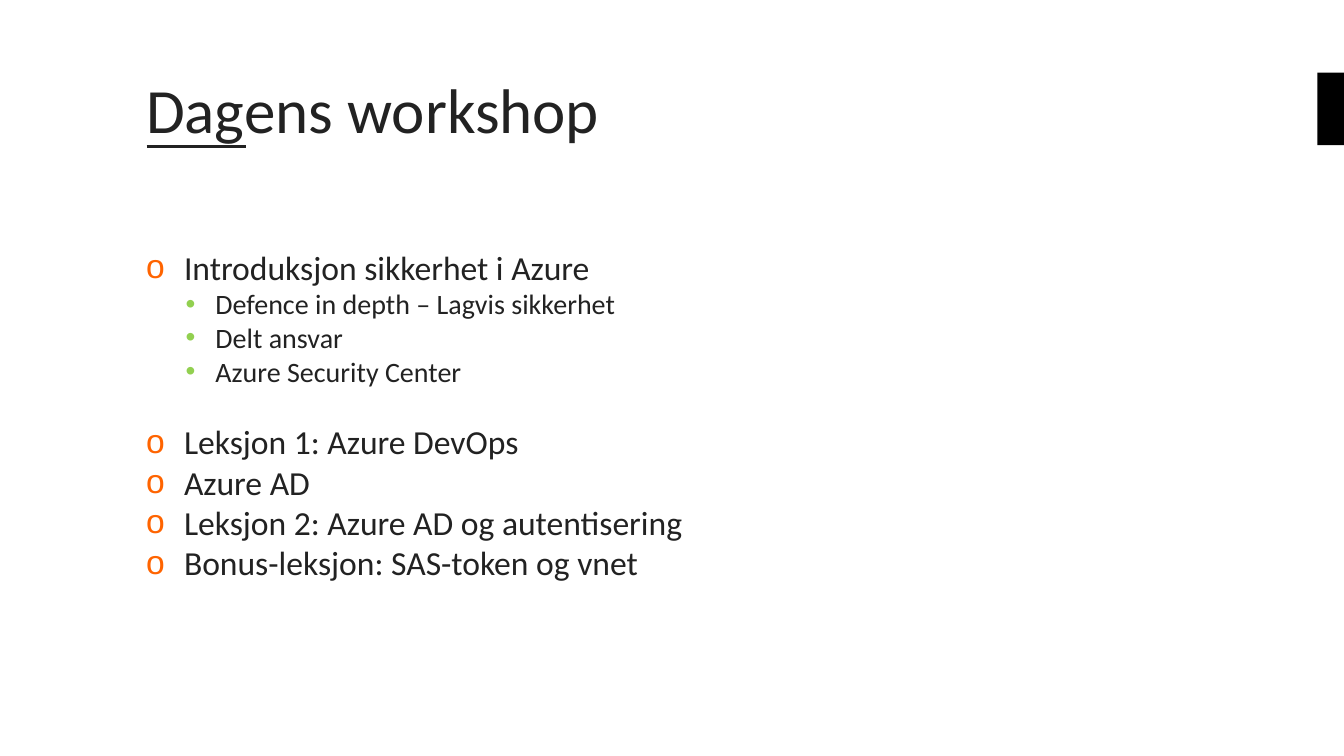
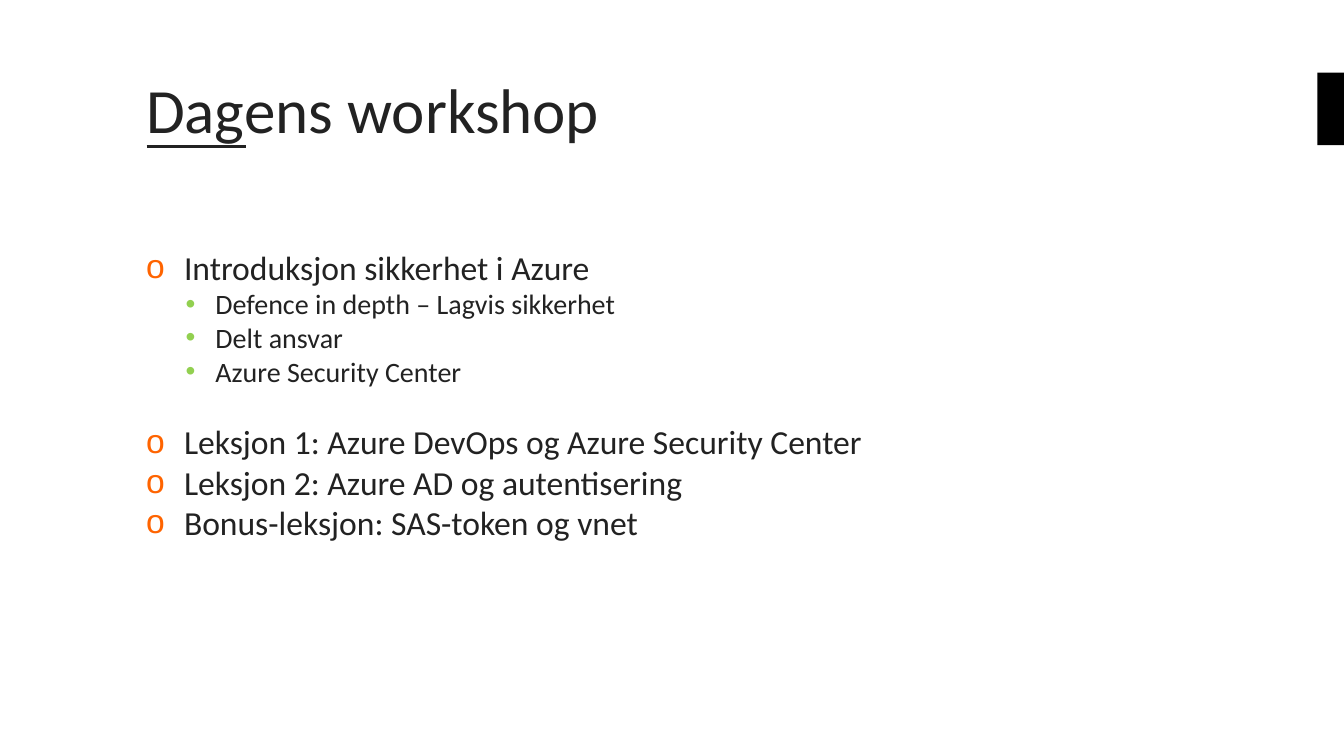
Before and after one commit to bouvet/azure-workshops, a slide deck: slide 4 of Workshop_3/Presentasjon/Azureskolen-Workshop#3.pptx. Drawn at 1344x756 pixels with LibreOffice and Linux fonts; fonts in the diff are those of the drawing; background and template pictures are left out. Boxes give left, top, right and bottom in pixels: in the first picture for what was removed or moved away, otherwise in the second. Text is boxed around its words. In the diff, an @@ line names an element or a change of style, - is before the commit and + after.

```diff
--- a/Workshop_3/Presentasjon/Azureskolen-Workshop#3.pptx
+++ b/Workshop_3/Presentasjon/Azureskolen-Workshop#3.pptx
@@ text at box(184, 430, 861, 460): text changed @@
-o Leksjon 1: Azure DevOps
-o Azure AD
+o Leksjon 1: Azure DevOps og Azure Security Center
```
Also in this commit, not shown: 5 other slides changed, 6 other files.
